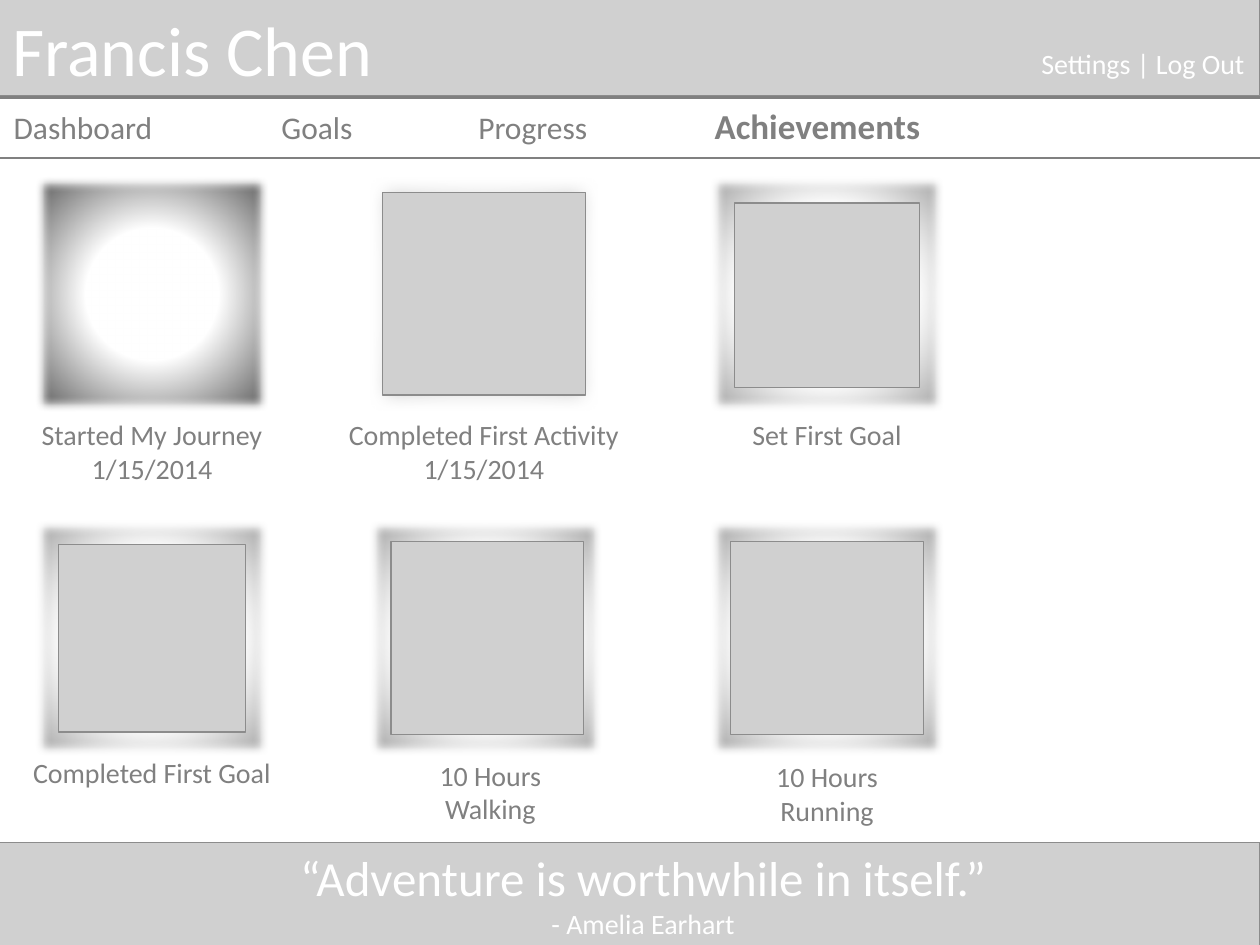
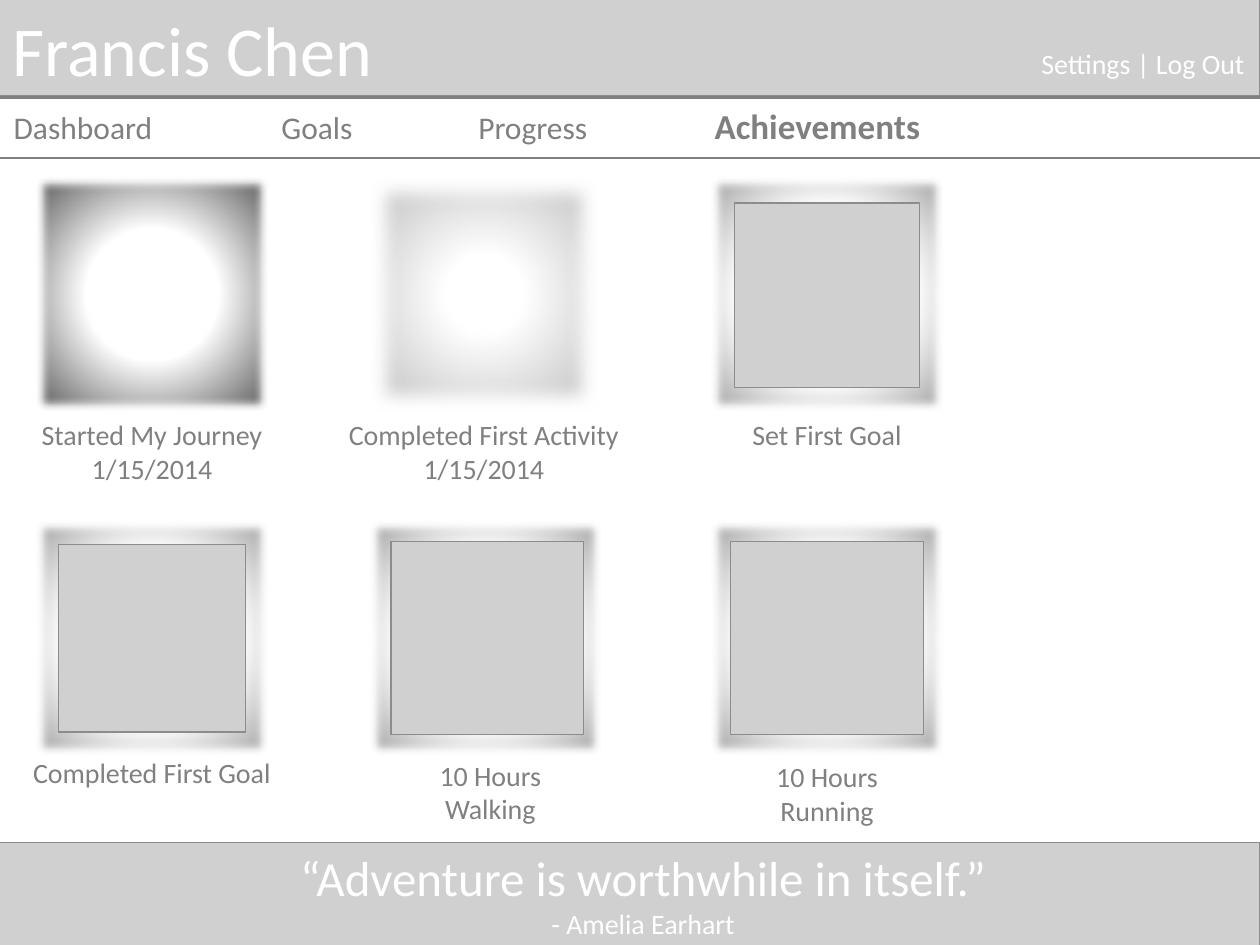
Before and after one commit to fxchen12/AlphaBrosPublic, a slide deck: slide 1 of docs/Mockups/First Draft/Draft Achievements Mockup.pptx. Drawn at 1260x945 pixels with LibreOffice and Linux fonts; fonts in the diff are those of the drawing; grey boxes stand for pictures. Boxes give left, top, right and bottom in pixels: in the first picture for what was removed or moved away, otherwise in the second. Text is boxed around its words. In the diff, an @@ line names an element or a change of style, - is before the commit and + after.

```diff
--- a/docs/Mockups/First Draft/Draft Achievements Mockup.pptx
+++ b/docs/Mockups/First Draft/Draft Achievements Mockup.pptx
@@ picture removed at (x1=383, y1=193, x2=586, y2=396) @@
```
Also in this commit, not shown: 12 other files.
